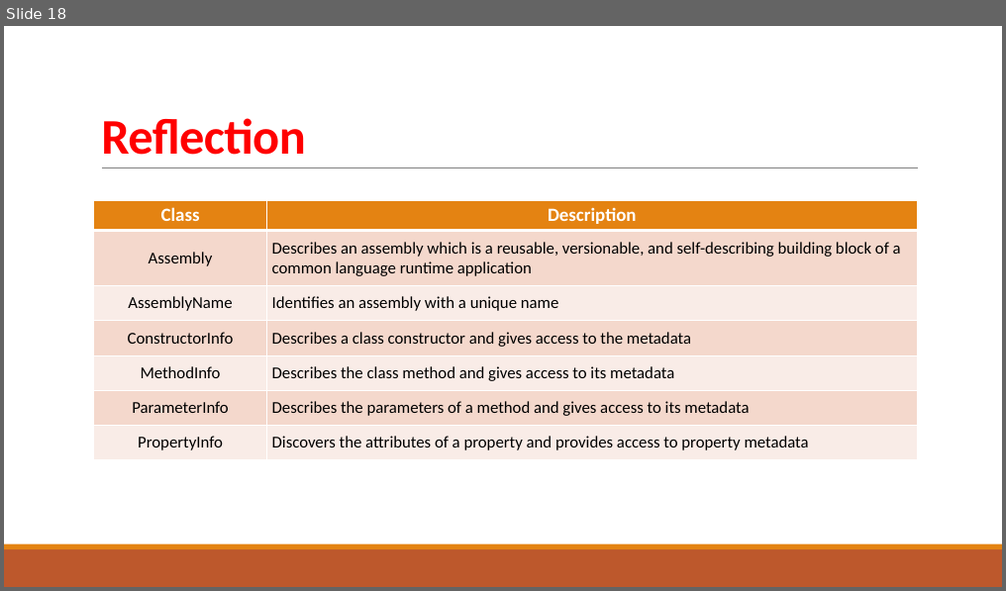
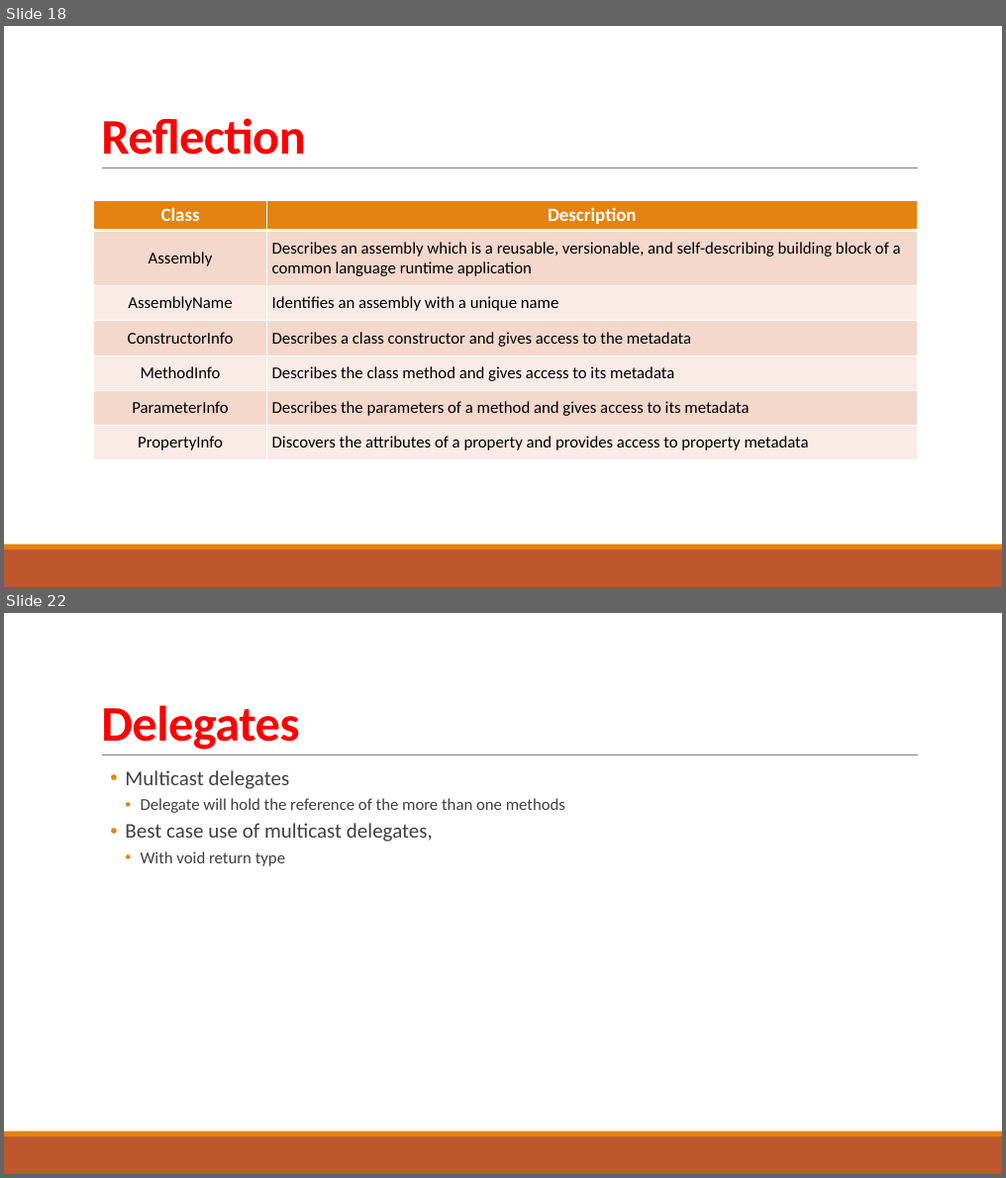
Before and after one commit to tushr-raut/CSharpAdvanced, a slide deck: ToDo.Console/Lectures/Collections.pptx. Shown one above the other, each under a label of ours: slide 18 before the commit, slides 18 and 22 after it; the slides between them are not shown. The pictures are 1006x591 and 1006x1178 pixels, drawn with LibreOffice and Linux fonts; fonts in the diff are those of the drawing. Boxes give left, top, right and bottom in pixels: in the first picture for what was removed or moved away, otherwise in the second. Text is boxed around its words. In the diff, an @@ line names an element or a change of style, - is before the commit and + after.

Commit message:
delegates

```diff
--- a/ToDo.Console/Lectures/Collections.pptx
+++ b/ToDo.Console/Lectures/Collections.pptx
@@ slide 22 added at <box>4,613,1002,1174</box>, background #FFFFFF; not listed: 3 template elements that a slide beside it also shows @@
@@ title added at <box>101,705,299,750</box>, 48 pt, text #FF0000, bold @@
+Delegates
@@ text added at <box>125,770,565,866</box>, 16 pt, text #404040 @@
+  • Multicast delegates
+    • Delegate will hold the reference of the more than one methods
+  • Best case use of multicast delegates,
+    • With void return type
```
Also in this commit, not shown: 3 other slides added, 4 other files.
